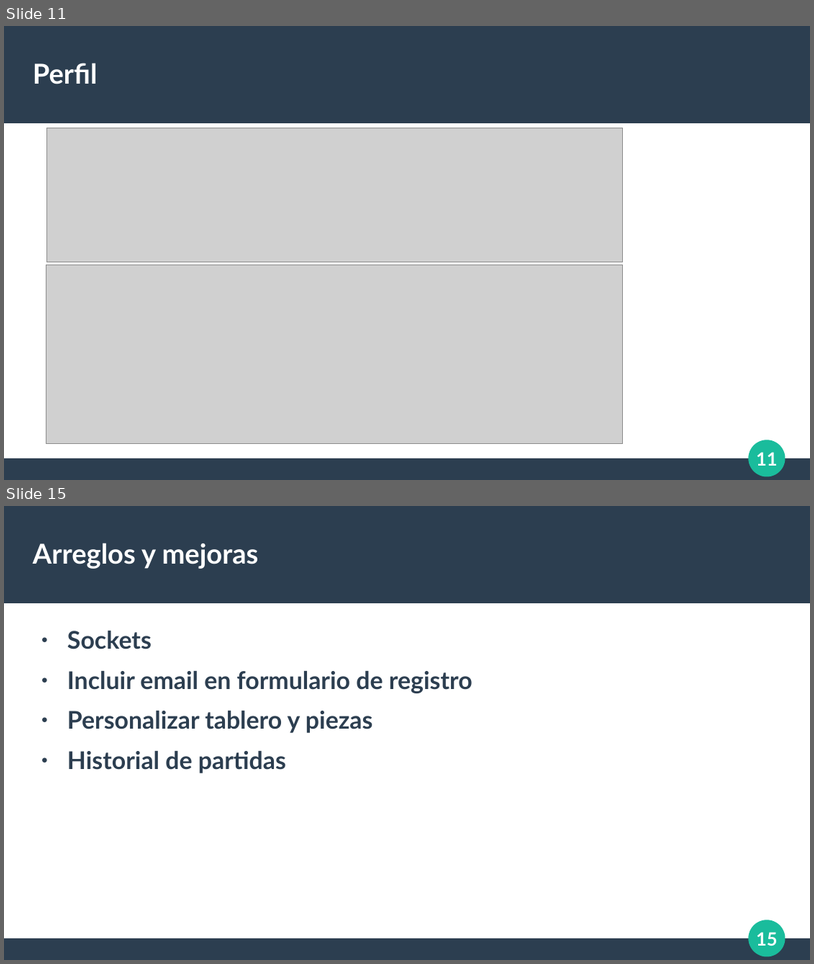
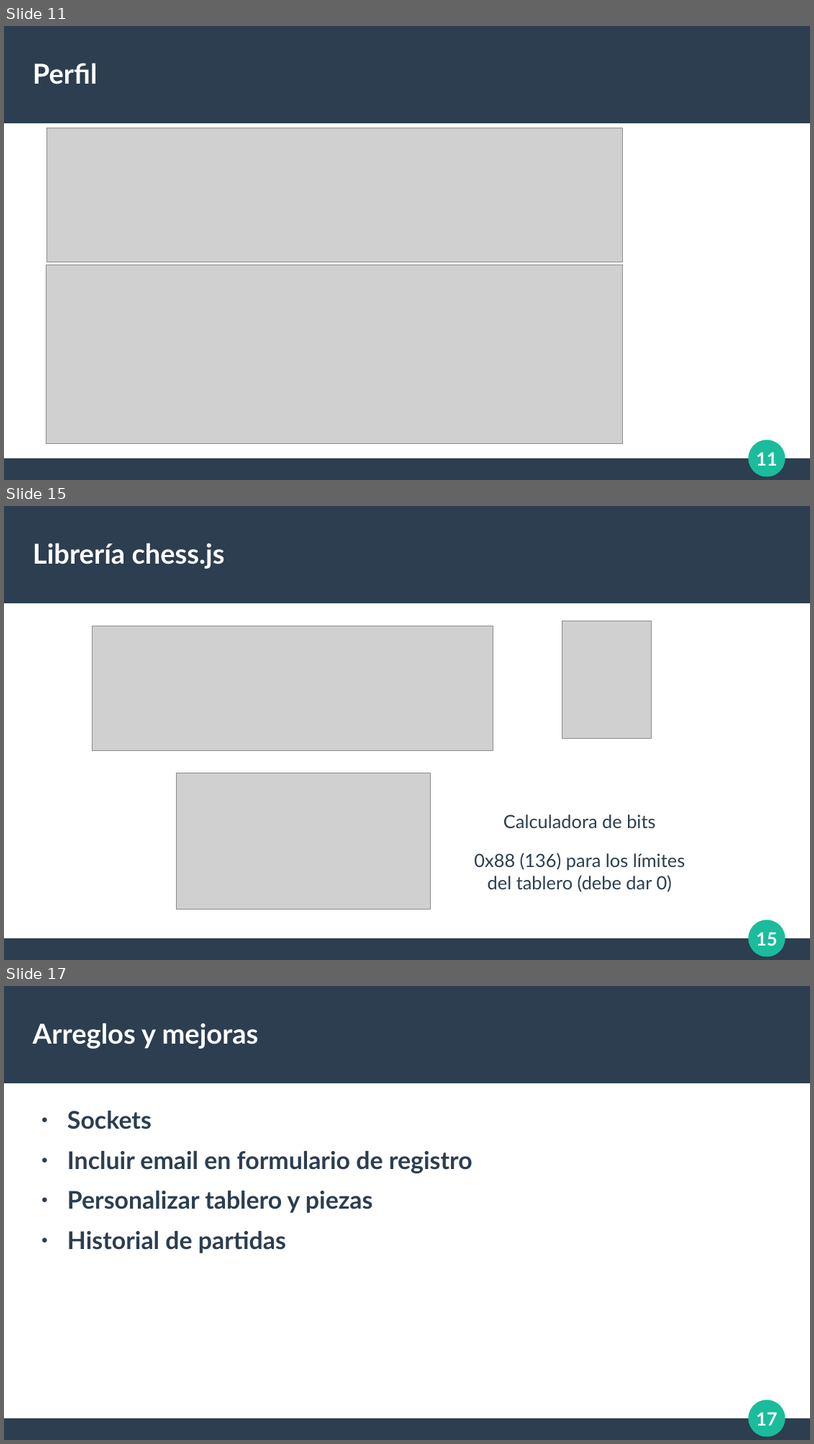
Before and after one commit to El69Man/Chess-Online, a slide deck: Documentación/Exposición.odp. Shown one above the other, each under a label of ours: slides 11 and 15 before the commit, slides 11, 15 and 17 after it; the slides between them are not shown. The pictures are 814x964 and 814x1444 pixels, drawn with LibreOffice and Linux fonts; fonts in the diff are those of the drawing; grey boxes stand for pictures. Boxes give left, top, right and bottom in pixels: in the first picture for what was removed or moved away, otherwise in the second. Text is boxed around its words. In the diff, an @@ line names an element or a change of style, - is before the commit and + after.

```diff
--- a/Documentación/Exposición.odp
+++ b/Documentación/Exposición.odp
@@ slide 15 added at (x1=4, y1=506, x2=810, y2=960), background #FFFFFF; not listed: 4 template elements that a slide beside it also shows @@
@@ title added at (x1=33, y1=543, x2=225, y2=569), 27 pt, text #FFFFFF, bold @@
+Librería chess.js
@@ picture added at (x1=92, y1=626, x2=494, y2=751) @@
@@ picture added at (x1=562, y1=621, x2=652, y2=738) @@
@@ picture added at (x1=177, y1=773, x2=431, y2=909) @@
@@ text added at (x1=504, y1=814, x2=656, y2=828), 18 pt, text #2C3E50 @@
+Calculadora de bits
@@ text added at (x1=474, y1=852, x2=685, y2=892), 18 pt, text #2C3E50 @@
+0x88 (136) para los límites del tablero (debe dar 0)
@@ what was slide 15 is now slide 17 @@
@@ page number at (x1=756, y1=1412, x2=777, y2=1425): text changed @@
-15
+17
```
Also in this commit, not shown: 3 slides changed, 2 other slides added, 1 slide removed, 1 other file.
